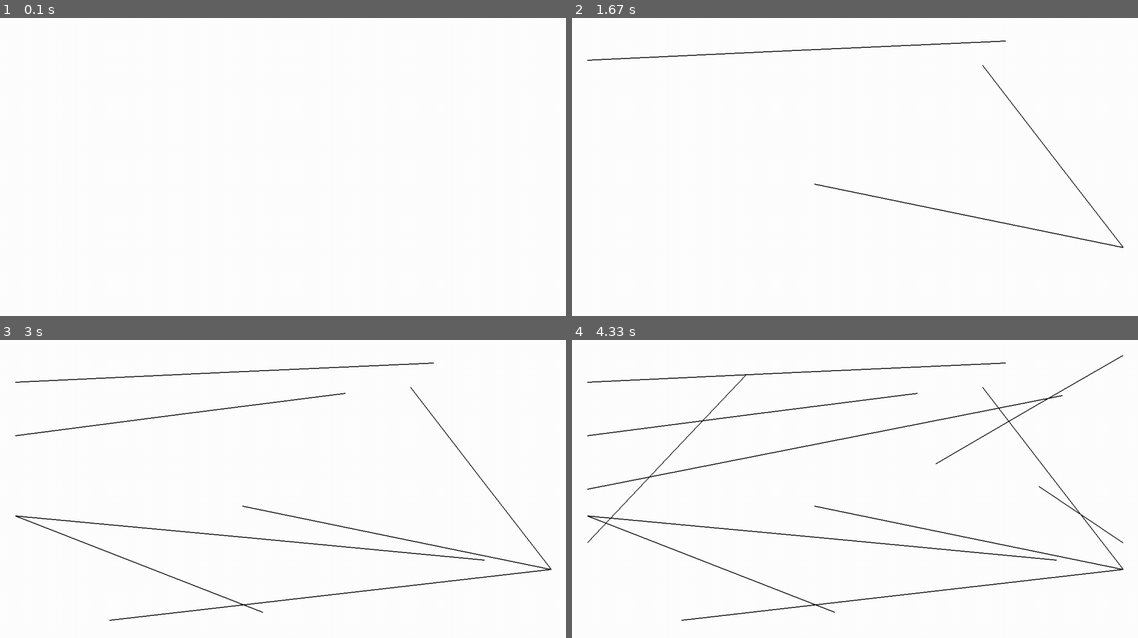
Above: before the commit, frames 1-4 (two rows, left to right).
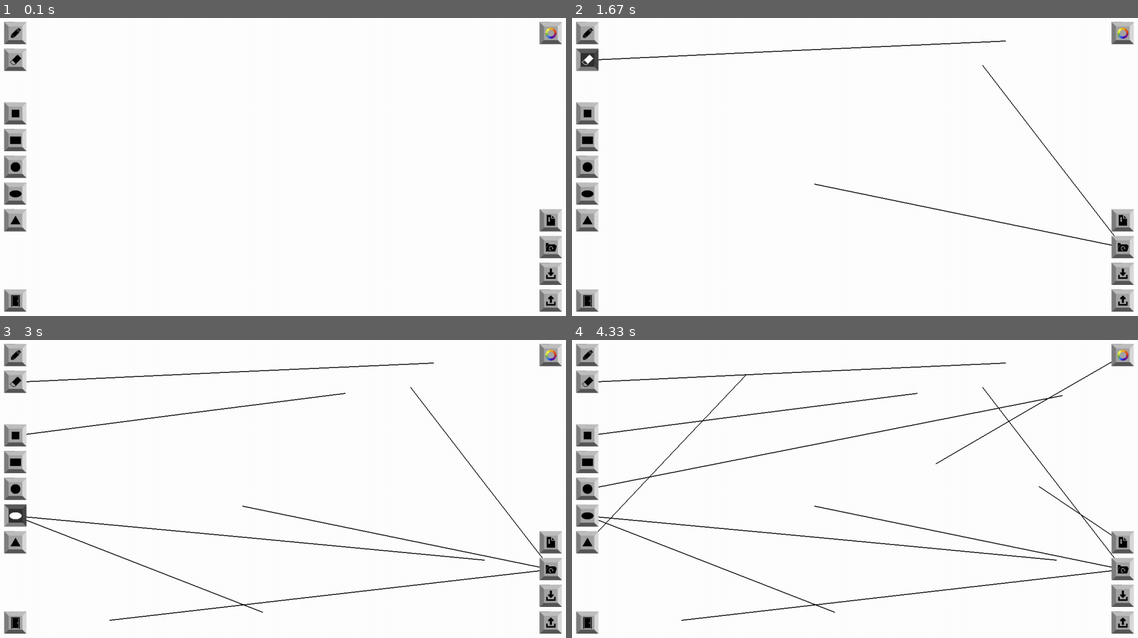
Above: after the commit, the same moments.

Repository: andrewkb1004-del/Drawing-Pygame-Software-andrewkb1004-del
Game: pygame game, started from src/project.py
The game is run twice, just before and just after one commit, with the same random seed, the same clock (stepped at 60 frames per second) and the same inputs.
Inputs (mouse positions are in pixels of both pictures, inside the frame that each line leads up to):
- Up to frame 1 (0.1 s): no input
- Up to frame 2 (1.67 s): press the mouse at (1121, 247) at 0.37 s; move the mouse to (1053, 155) at 0.47 s; release the mouse at (979, 65) at 0.6 s; tap Enter at 0.67 s; press the mouse at (1121, 247) at 1.03 s; move the mouse to (968, 214) at 1.13 s; release the mouse at (815, 184) at 1.27 s; press the mouse at (588, 59) at 1.37 s; move the mouse to (798, 50) at 1.47 s; release the mouse at (1002, 38) at 1.6 s
- Up to frame 3 (3 s): press the mouse at (16, 515) at 1.7 s; move the mouse to (249, 536) at 1.8 s; release the mouse at (486, 560) at 1.93 s; press the mouse at (16, 435) at 2.03 s; move the mouse to (181, 414) at 2.13 s; release the mouse at (345, 393) at 2.27 s; press the mouse at (549, 569) at 2.37 s; move the mouse to (328, 593) at 2.47 s; release the mouse at (107, 620) at 2.6 s; press the mouse at (16, 515) at 2.7 s; move the mouse to (135, 563) at 2.8 s; release the mouse at (260, 611) at 2.93 s
- Up to frame 4 (4.33 s): press the mouse at (1121, 354) at 3.03 s; move the mouse to (1030, 408) at 3.13 s; release the mouse at (934, 462) at 3.27 s; press the mouse at (588, 489) at 3.37 s; move the mouse to (826, 441) at 3.47 s; release the mouse at (1064, 396) at 3.6 s; press the mouse at (588, 542) at 3.7 s; move the mouse to (668, 459) at 3.8 s; release the mouse at (747, 372) at 3.93 s; press the mouse at (1121, 542) at 4.03 s; move the mouse to (1081, 512) at 4.13 s; release the mouse at (1036, 486) at 4.27 s

The runs differ from the first frame. In frame 1, 3.9% of the frame differs, in the area x 0-100%, y 1-99%; in frame 2, 3.9%; in frame 3, 3.9%; in frame 4, 3.9%.

Commit message:
1. Added buttons 2. Added limit on fps

Diff:
--- a/src/project.py
+++ b/src/project.py
@@ -1,6 +1,73 @@
 import pygame
 import os
 import sys
+
+class Button:
+    """A class for creating clickable buttons in Pygame."""
+
+    def __init__(self, x, y, width, height, inactive_image, active_image, tool="None", action=None):
+        """
+        Initializes the button object.
+
+        :param x: The x-coordinate of the top-left corner.
+        :param y: The y-coordinate of the top-left corner.
+        :param width: The width of the button.
+        :param height: The height of the button.
+        :param inactive_image: The image to show when the mouse is not hovering above the button.
+        :param active_image: The image when the mouse is hovering above the button.
+        :param tool: Specify the tool associated with this button.
+        :param action: The function to call when the button is clicked.
+        """
+        self.rect = pygame.Rect(x, y, width, height)
+        self.inactive_image = pygame.transform.scale(pygame.image.load(inactive_image), (width, height))
+        self.active_image = pygame.transform.scale(pygame.image.load(active_image), (width, height))
+        self.action = action
+        self.is_active = False
+        self.tool = tool
+
+    def draw(self, screen):
+        """Draws the button on the screen, changing color on hover."""
+        mouse_pos = pygame.mouse.get_pos()
+
+        # Determine current state based on hover
+        if self.rect.collidepoint(mouse_pos) or self.is_active:
+            current_image = self.active_image
+        else:
+            current_image = self.inactive_image
+
+        # Draw the button
+        screen.blit(current_image, (self.rect.left, self.rect.top))
+
+    def handle_event(self, event):
+        """Checks for a mouse click on the button and executes the action."""
+        if event.type == pygame.MOUSEBUTTONDOWN:
+            if event.button == 1: # Left mouse button
+                mouse_pos = pygame.mouse.get_pos()
+
+                # Check if the click occurred within the button area
+                if self.rect.collidepoint(mouse_pos):
+                    # Execute the button's action if one is defined
+                    self.is_active = True
+                    if self.action is not None:
+                        self.action(self)
+                        return True # Return True if the button was clicked
+        return False # Return False otherwise
+
+# --- Define action functions for buttons ---
+def quit_program(instance):
+    """Function to exit the program."""
+    global running
+    running = False
+    print("Exiting ...")
+
+def set_active_tool(instance):
+    """Function to set pen as current active tool."""
+    global active_tool
+    global start_pos
+
+    start_pos = None
+    active_tool = instance.tool
+    print(f"Set {active_tool} as active!")
 
 def main():
     pygame.init()
@@ -20,6 +87,7 @@
     line_thickness = 2 # Initial brush size
     current_color = BLACK # Default drawing color
     background_color = WHITE
+    fps = 60
 
     # Font Setup
     font = pygame.font.SysFont('Arial', 12)
@@ -28,9 +96,137 @@
     canvas = pygame.Surface((screen_width, screen_height))
     canvas.fill(background_color)
 
+    # --- Create Button Instances ---
+    edge_padding = 15
+    button_padding = 10
+
+    # Left side buttons
+    button_x = edge_padding
+    button_y = 50
+    button_w = 50
+    button_h = 50
+
+    pen_button = Button(
+        x=button_x, y=button_y, width=button_w, height=button_h,
+        inactive_image=os.path.join("assets", "pen_inactive.png"), active_image=os.path.join("assets", "pen_active.png"),
+        tool="pen",
+        action=set_active_tool # Pass the function reference
+    )
+
+    button_y = button_y + button_h + button_padding
+    eraser_button = Button(
+        x=button_x, y=button_y, width=button_w, height=button_h,
+        inactive_image=os.path.join("assets", "eraser_inactive.png"), active_image=os.path.join("assets", "eraser_active.png"),
+        tool="eraser",
+        action=set_active_tool # Pass the function reference
+    )
+
+    button_y = button_y + (button_h + button_padding)*2
+    square_button = Button(
+        x=button_x, y=button_y, width=button_w, height=button_h,
+        inactive_image=os.path.join("assets", "square_inactive.png"), active_image=os.path.join("assets", "square_active.png"),
+        tool="square",
+        action=set_active_tool # Pass the function reference
+    )
+
+    button_y = button_y + button_h + button_padding
+    rect_button = Button(
+        x=button_x, y=button_y, width=button_w, height=button_h,
+        inactive_image=os.path.join("assets", "rect_inactive.png"), active_image=os.path.join("assets", "rect_active.png"),
+        tool="rect",
+        action=set_active_tool # Pass the function reference
+    )
+
+    button_y = button_y + button_h + button_padding
+    circle_button = Button(
+        x=button_x, y=button_y, width=button_w, height=button_h,
+        inactive_image=os.path.join("assets", "circle_inactive.png"), active_image=os.path.join("assets", "circle_active.png"),
+        tool="circle",
+        action=set_active_tool # Pass the function reference
+    )
+
+    button_y = button_y + button_h + button_padding
+    oval_button = Button(
+        x=button_x, y=button_y, width=button_w, height=button_h,
+        inactive_image=os.path.join("assets", "oval_inactive.png"), active_image=os.path.join("assets", "oval_active.png"),
+        tool="oval",
+        action=set_active_tool # Pass the function reference
+    )
+
+    button_y = button_y + button_h + button_padding
+    triangle_button = Button(
+        x=button_x, y=button_y, width=button_w, height=button_h,
+        inactive_image=os.path.join("assets", "triangle_inactive.png"), active_image=os.path.join("assets", "triangle_active.png"),
+        tool="triangle",
+        action=set_active_tool # Pass the function reference
+    )
+
+    button_y = button_y + (button_h + button_padding)*3
+    quit_button = Button(
+        x=button_x, y=button_y, width=button_w, height=button_h,
+        inactive_image=os.path.join("assets", "quit_inactive.png"), active_image=os.path.join("assets", "quit_active.png"),
+        tool="quit",
+        action=quit_program # Pass the function reference
+    )
+
+    # Right side buttons
+    button_w = 50
+    button_h = 50
+    button_x = screen_width - edge_padding - button_w
+    button_y = 50
+
+    color_button = Button(
+        x=button_x, y=button_y, width=button_w, height=button_h,
+        inactive_image=os.path.join("assets", "color_inactive.png"), active_image=os.path.join("assets", "color_active.png"),
+        tool="color bar",
+        action=set_active_tool # Pass the function reference
+    )
+
+    button_y = button_y + (button_h + button_padding)*7
+    save_button = Button(
+        x=button_x, y=button_y, width=button_w, height=button_h,
+        inactive_image=os.path.join("assets", "save.png"), active_image=os.path.join("assets", "save.png"),
+        tool="save",
+        action=set_active_tool # Pass the function reference
+    )
+
+    button_y = button_y + button_h + button_padding
+    load_button = Button(
+        x=button_x, y=button_y, width=button_w, height=button_h,
+        inactive_image=os.path.join("assets", "load.png"), active_image=os.path.join("assets", "load.png"),
+        tool="load",
+        action=set_active_tool # Pass the function reference
+    )
+
+    button_y = button_y + button_h + button_padding
+    import_button = Button(
+        x=button_x, y=button_y, width=button_w, height=button_h,
+        inactive_image=os.path.join("assets", "import.png"), active_image=os.path.join("assets", "import.png"),
+        tool="import",
+        action=set_active_tool # Pass the function reference
+    )
+
+    button_y = button_y + button_h + button_padding
+    export_button = Button(
+        x=button_x, y=button_y, width=button_w, height=button_h,
+        inactive_image=os.path.join("assets", "export.png"), active_image=os.path.join("assets", "export.png"),
+        tool="export",
+        action=set_active_tool # Pass the function reference
+    )
+
+    tool_buttons_list = [pen_button, eraser_button, square_button, rect_button, circle_button, oval_button, triangle_button, quit_button,
+                         color_button, save_button, load_button, import_button, export_button]
+
+    global running
+    global active_tool
+    global start_pos
+
+    active_tool = "None"
     running = True
+    start_pos = None # Use for square, rect, circle, oval, and triangle
     drawing = False # Flag to check if the mouse button is held down
     last_pos = None # To store the last mouse position for continuous lines
+    clock = pygame.time.Clock() # To control the frame rate
 
     while running:
         # Event Loop
@@ -90,12 +286,25 @@
                     line_thickness = min(50, line_thickness + 1) # Increase, max 50
                     #print(f'Thickness = {line_thickness}')
 
+            # Handling event for the buttons
+            for button in tool_buttons_list:
+                button.handle_event(event)
+
         # --- Drawing ---
         # Blit (copy) the canvas surface onto the main screen display
         screen.blit(canvas, (0, 0))
 
+        # Draw the buttons onto the screen
+        for button in tool_buttons_list:
+            if button.tool != active_tool:
+                button.is_active = False
+            button.draw(screen)
+
         # --- Update the Display ---
         pygame.display.flip()
+
+        # --- Frame Rate Control ---
+        clock.tick(fps) # Limit frames per second to fps
 
     pygame.quit()
 
